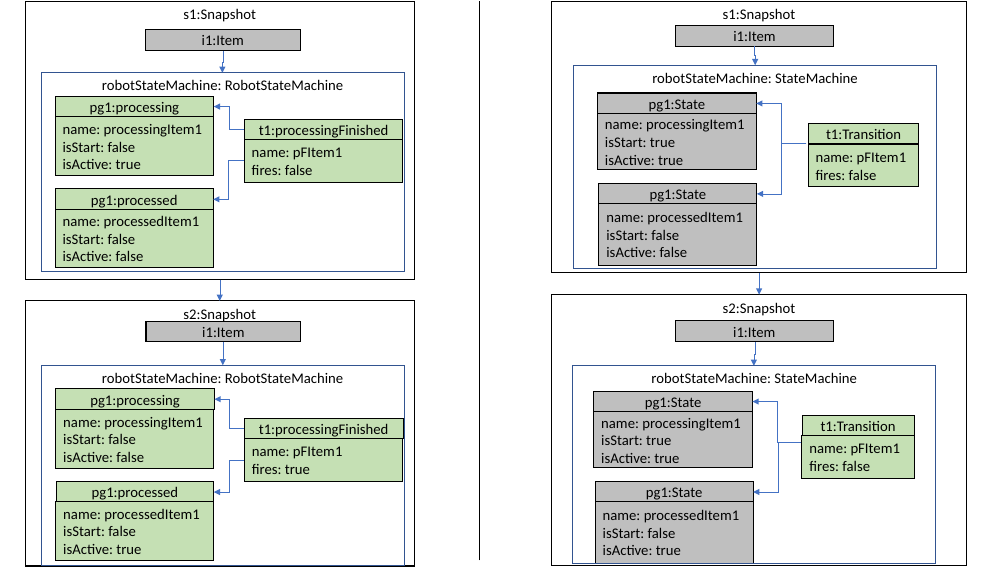
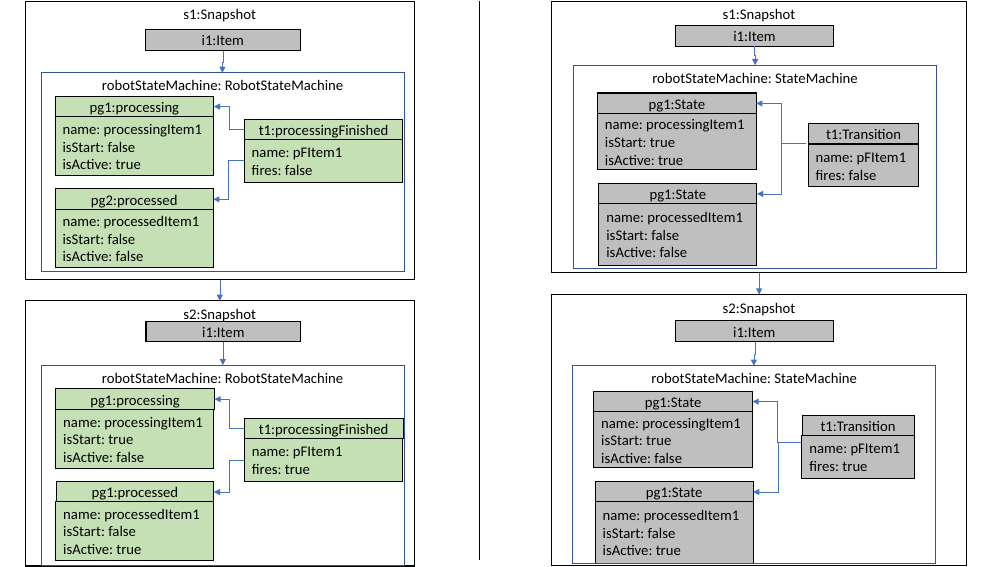
Before and after one commit to cdl-mint/at-journal, a slide deck: slide 13 of figures/2022_AT_Figures.pptx. Drawn at 1008x567 pixels with LibreOffice and Linux fonts; fonts in the diff are those of the drawing. Boxes give left, top, right and bottom in pixels: in the first picture for what was removed or moved away, otherwise in the second. Text is boxed around its words. In the diff, an @@ line names an element or a change of style, - is before the commit and + after.

Commit message:
update figures

```diff
--- a/figures/2022_AT_Figures.pptx
+++ b/figures/2022_AT_Figures.pptx
@@ text in rectangle at <box>91,194,177,208</box>: text changed @@
-pg1:processed
+pg2:processed
@@ text in rectangle at <box>63,434,133,444</box>: text changed @@
-isStart: false
+isStart: true
@@ fill #C5E0B4 to #BFBFBF in 4 elements at <box>808,124,920,144</box>, <box>808,144,920,187</box>, <box>802,415,914,436</box>, <box>802,436,914,478</box> @@
@@ text in rectangle at <box>601,453,682,463</box>: text changed @@
-isActive: true
+isActive: false
@@ text in rectangle at <box>809,461,867,471</box>: text changed @@
-fires: false
+fires: true
```
